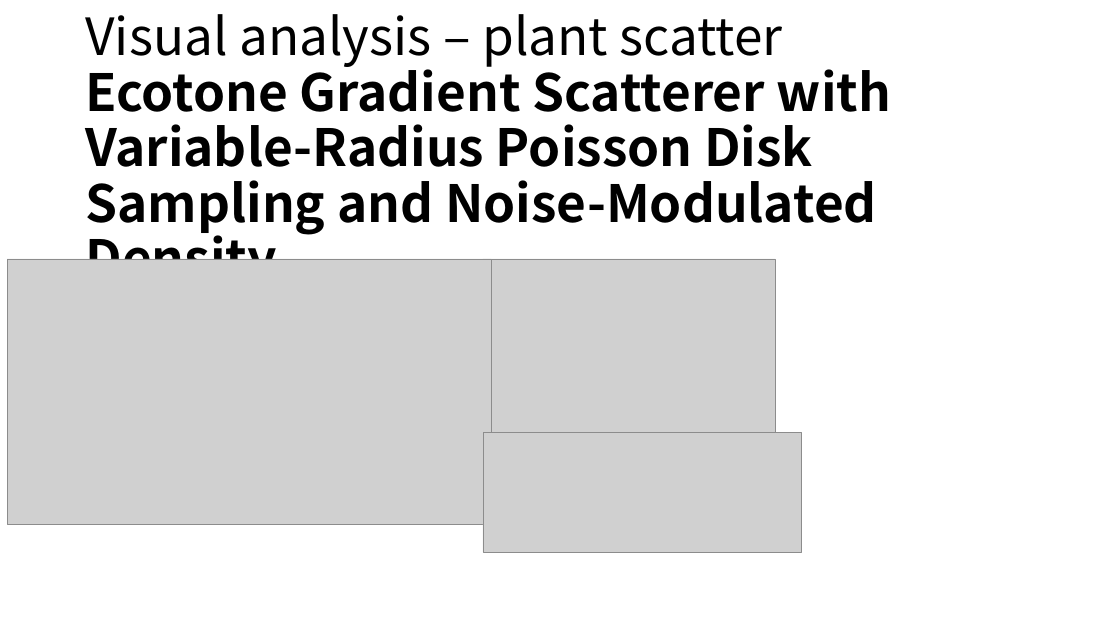
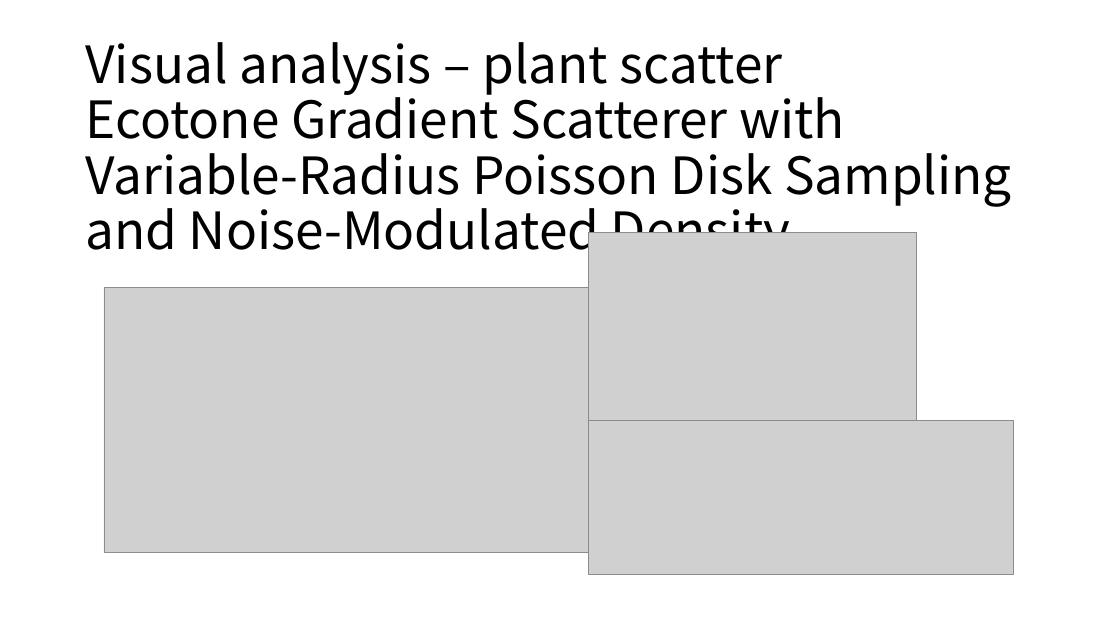
Before and after one commit to boycececil666gmailcom/webgpu-renderer, a slide deck: slide 4 of WebGPU Renderer.pptx. Drawn at 1120x630 pixels with LibreOffice and Linux fonts; fonts in the diff are those of the drawing; grey boxes stand for pictures. Boxes give left, top, right and bottom in pixels: in the first picture for what was removed or moved away, otherwise in the second. Text is boxed around its words. In the diff, an @@ line names an element or a change of style, - is before the commit and + after.

Commit message:
feat(scatter): implement modular foliage scattering and continuous android telemetry

```diff
--- a/WebGPU Renderer.pptx
+++ b/WebGPU Renderer.pptx
@@ title "Visual analysis – plant scatter ..." at [85,42,1012,262]: bold off in "Ecotone Gradient Scatterer with Variable-Radius Poisson Disk ..." @@
@@ picture: place and size @@
-picture at [483,259,776,433]
+picture at [588,233,917,420]
@@ picture: place and size @@
-picture at [7,259,492,524]
+picture at [104,287,589,553]
@@ picture: place and size @@
-picture at [483,433,802,552]
+picture at [588,420,1014,575]
```
Also in this commit, not shown: 1 other slide changed, 13 other files.
